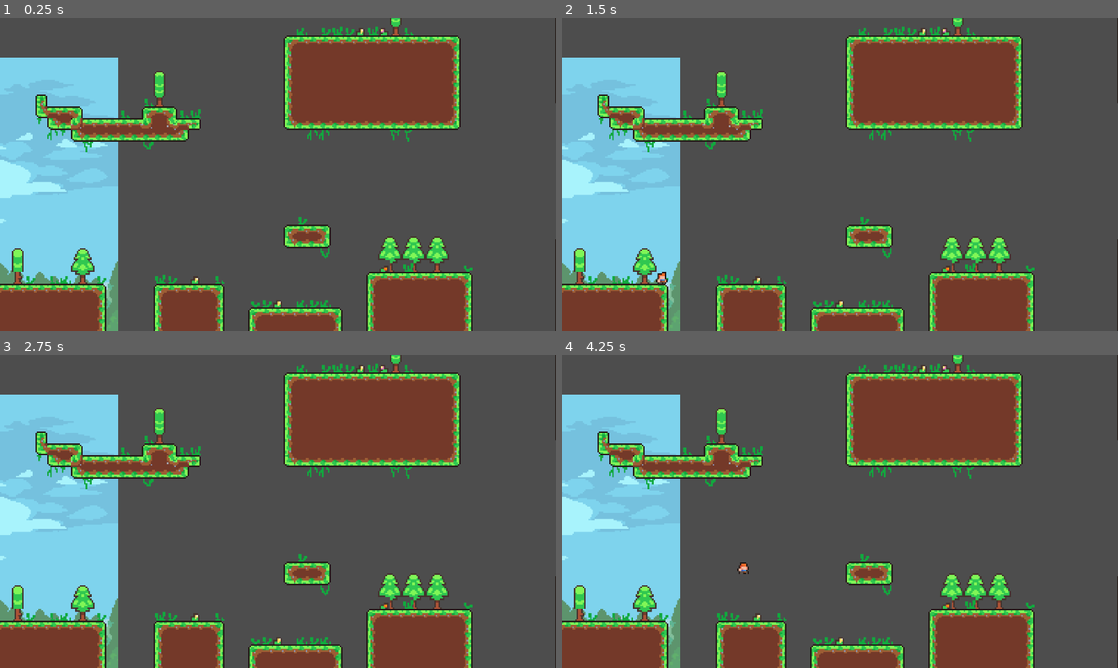
Above: before the commit, frames 1-4 (two rows, left to right).
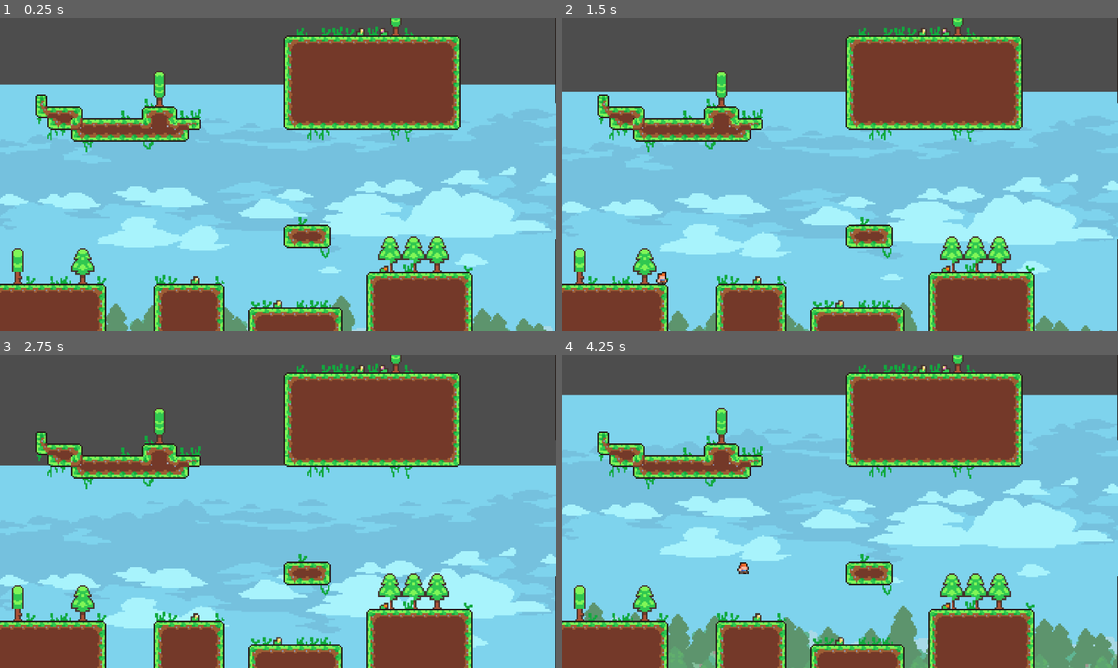
Above: after the commit, the same moments.

Repository: mattias800/the-adventure-of-hink
Game: Godot game, scene res://Main.tscn
Same seed, same stepped clock (60 frames per second), same inputs: the game is played once before the commit and once after it.
Inputs:
- Up to frame 1 (0.25 s): no input
- Up to frame 2 (1.5 s): hold D (walk_right) from 0.53 s (still down); tap Up (jump) at 0.77 s
- Up to frame 3 (2.75 s): tap Up (jump) at 1.52 s; release D (walk_right) at 2.03 s; hold A (walk_left) from 2.03 s (still down)
- Up to frame 4 (4.25 s): tap Enter at 2.75 s; release A (walk_left) at 2.78 s; hold D (walk_right) from 2.78 s (still down); tap Up (jump) at 3.02, 3.77 s; tap Space at 3.5 s

The runs differ from the first frame. In frame 1, 51% of the frame differs, in the area x 0-100%, y 12-100%; in frame 2, 51%; in frame 3, 48%; in frame 4, 53%.

Commit message:
Camera now working

Diff:
--- a/game/Camera.gd
+++ b/game/Camera.gd
@@ -6,6 +6,8 @@
 var acceleration = 10
 var max_speed = 20
 var velocity: Vector2 = Vector2.ZERO
+
+@onready var player: CharacterBody2D = %Player
 
 enum {
 	CONTROLLED,
@@ -21,16 +23,18 @@
 
 # Called every frame. 'delta' is the elapsed time since the previous frame.
 func _process(delta):
-	print(position)
 	match state:
 		FOLLOWING_TARGET:
-			pass
+			var focus = player.get_global_transform().get_origin() - Vector2(200, 120) # TODO Calculate this
+			global_transform.origin = lerp(global_transform.origin, focus, 0.1)
 
 		CONTROLLED:
 			# var input_vector = Input.get_vector("camera_move_left", "camera_move_right", "camera_move_up", "camera_move_down")
 			var target_vector = get_vector_from_center_to_player()
 			calculate_velocity(delta, target_vector)
 			update_global_position(delta)
+
+	clamp_camera_to_limits()
 
 
 func get_vector_from_center_to_player() -> Vector2:
@@ -62,9 +66,6 @@
 	var level_size = Vector2i(tilemap_info.tile_size * tilemap_info.size)
 	var levelOffsetX = tilemap.get_parent().position.x
 	var levelOffsetY = tilemap.get_parent().position.y
-	print("OK")
-	print(tilemap_info)
-	print(level_size)
 	set_limit(SIDE_LEFT, levelOffsetX)
 	set_limit(SIDE_TOP, levelOffsetY)
 	set_limit(SIDE_RIGHT, levelOffsetX + level_size.x)
@@ -77,6 +78,8 @@
 		pow(2, -32 * delta)
 	)
 
+func clamp_camera_to_limits():
+	# Camera limits must be set first.
 	var zoomed_viewport_size = get_viewport_to_zoom_scale()
 
 	var left_limit = get_limit(SIDE_LEFT)
--- a/game/Main.tscn
+++ b/game/Main.tscn
@@ -7,18 +7,20 @@
 
 [node name="Main" type="Node2D"]
 
-[node name="Background" type="Sprite2D" parent="."]
-position = Vector2(200, 155)
-texture = ExtResource("1_i7f7c")
-
-[node name="Hink" parent="." instance=ExtResource("1_400ha")]
-
 [node name="Camera2D" type="Camera2D" parent="."]
 position = Vector2(201, 96)
 anchor_mode = 0
 zoom = Vector2(3.6, 3.6)
 script = ExtResource("4_d68cp")
 
+[node name="Background" type="Sprite2D" parent="Camera2D"]
+position = Vector2(202, 104)
+scale = Vector2(1.0375, 1.09)
+texture = ExtResource("1_i7f7c")
+
+[node name="Hink" parent="." instance=ExtResource("1_400ha")]
+
 [node name="Player" parent="." instance=ExtResource("2_vmdn5")]
+unique_name_in_owner = true
 position = Vector2(316, 185)
 safe_margin = 0.01
